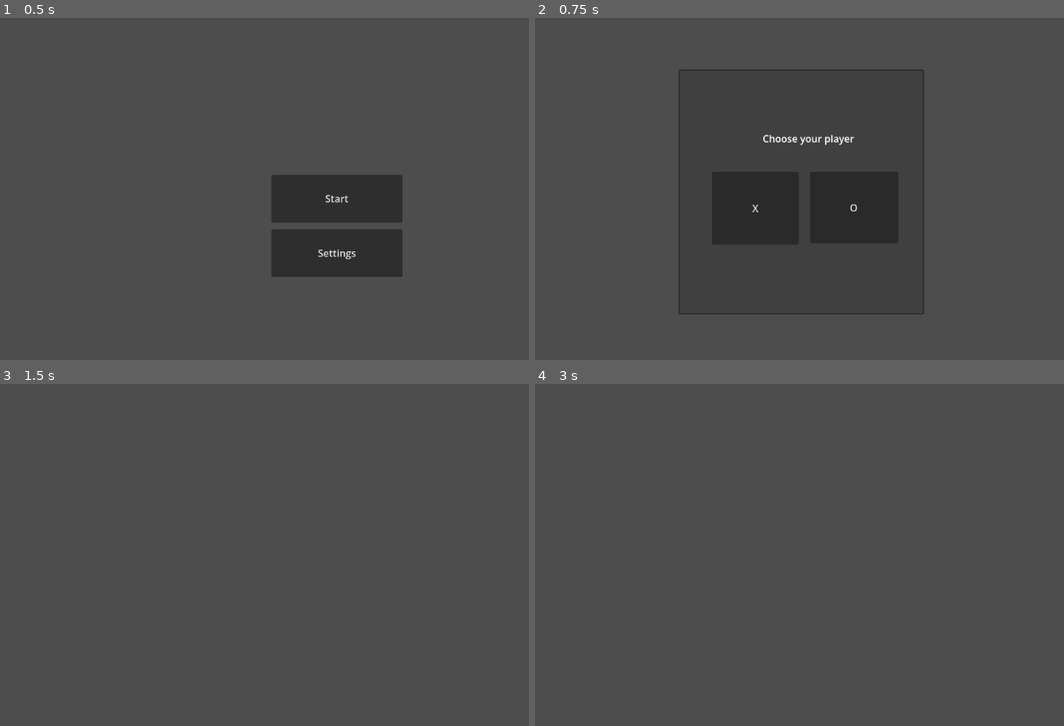
Above: before the commit, frames 1-4 (two rows, left to right).
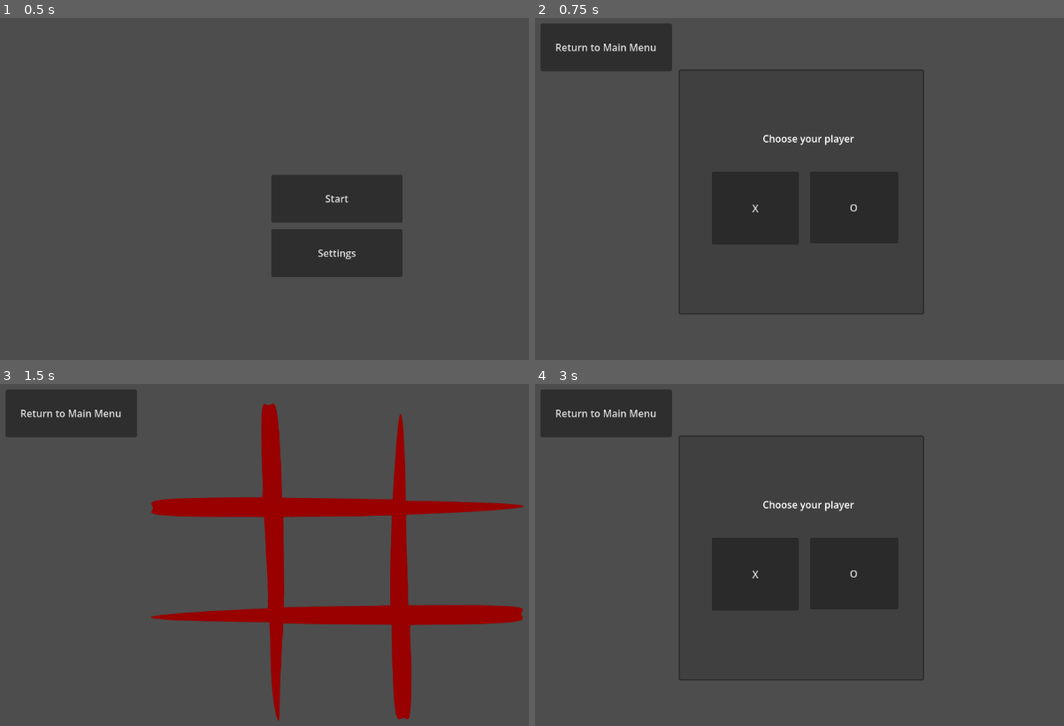
Above: after the commit, the same moments.

Repository: quentintyr/godot-tictactoe
Game: Godot game, scene res://screens/mainMenu/mainMenu.tscn
The game is run twice, just before and just after one commit, with the same random seed, the same clock (stepped at 60 frames per second) and the same inputs.
Inputs (mouse positions are in pixels of both pictures, inside the frame that each line leads up to):
- Up to frame 1 (0.5 s): no input
- Up to frame 2 (0.75 s): click "Start" at 0.5 s
- Up to frame 3 (1.5 s): click "X" at 1.25 s
- Up to frame 4 (3 s): click (603, 414) at 2 s, where only the run after the commit has a clickable "Return to Main Menu"; click (873, 565) at 2.75 s, where only the run after the commit has a clickable "Start"

Frame 1 is identical in both runs. In frame 2, 3.3% of the frame differs, in the area x 1-26%, y 1-16%; in frame 3, 14%, in the area x 1-99%, y 1-99%; in frame 4, 11%.

Commit message:
FEAT | implemented simple ttt grid

Diff:
--- a/screens/defaultGamemode/defaultGamemode.gd
+++ b/screens/defaultGamemode/defaultGamemode.gd
@@ -19,9 +19,14 @@
 		for j in range(boardArray[i].size()):
 			print(boardArray[i][j])
 
+	$field.hide()
+
 
 
 # show map visually
+func _load_map() -> void:
+	$field.show()
+
 
 # let player decide if X or O
 func _choosePlayer() -> void:
@@ -49,17 +54,16 @@
 func _on_return_button_pressed() -> void:
 	get_tree().change_scene_to_file("res://screens/mainMenu/mainMenu.tscn")
 
-func _load_map() -> void:
-	pass
-
 func _on_player_x_pressed() -> void:
 	print("x pressed")
 	isPlayerXTurn = true
 	isPlayerSelected = true
 	$playerChooser.hide()
+	_load_map()
 
 func _on_player_o_pressed() -> void:
 	print("o pressed")
 	isPlayerXTurn = false
 	isPlayerSelected = true
 	$playerChooser.hide()
+	_load_map()
--- a/screens/defaultGamemode/defaultGamemode.tscn
+++ b/screens/defaultGamemode/defaultGamemode.tscn
@@ -1,12 +1,12 @@
 [gd_scene format=3 uid="uid://cm54b2l2uk013"]
 
 [ext_resource type="Script" uid="uid://c52poml37ckrt" path="res://screens/defaultGamemode/defaultGamemode.gd" id="1_4oelq"]
+[ext_resource type="Texture2D" uid="uid://cipolc5s50wn3" path="res://assets/tictactoe_field.png" id="2_ge001"]
 
 [node name="defaultGamemode" type="Node2D" unique_id=841699464]
 script = ExtResource("1_4oelq")
 
 [node name="returnButton" type="MenuButton" parent="." unique_id=1696253039]
-visible = false
 offset_left = 25.0
 offset_top = 25.0
 offset_right = 239.0
@@ -42,7 +42,23 @@
 offset_bottom = 124.0
 text = "Choose your player"
 
+[node name="field" type="Sprite2D" parent="." unique_id=444456809]
+position = Vector2(566, 307)
+scale = Vector2(0.59491193, 0.6092832)
+texture = ExtResource("2_ge001")
+
+[node name="GridContainer" type="GridContainer" parent="." unique_id=1274304955]
+offset_left = 311.0
+offset_top = 157.0
+offset_right = 784.0
+offset_bottom = 498.0
+columns = 3
+
+[node name="PanelContainer" type="PanelContainer" parent="GridContainer" unique_id=66294688]
+layout_mode = 2
+
 [connection signal="pressed" from="returnButton" to="." method="_on_return_button_pressed"]
 [connection signal="ready" from="playerChooser" to="." method="_on_player_chooser_ready"]
 [connection signal="pressed" from="playerChooser/playerX" to="." method="_on_player_x_pressed"]
 [connection signal="pressed" from="playerChooser/playerO" to="." method="_on_player_o_pressed"]
+[connection signal="draw" from="field" to="." method="_on_field_draw"]
Binary file added: assets/tictactoe_field.png
Not shown, added: assets/tictactoe_field.png.import
